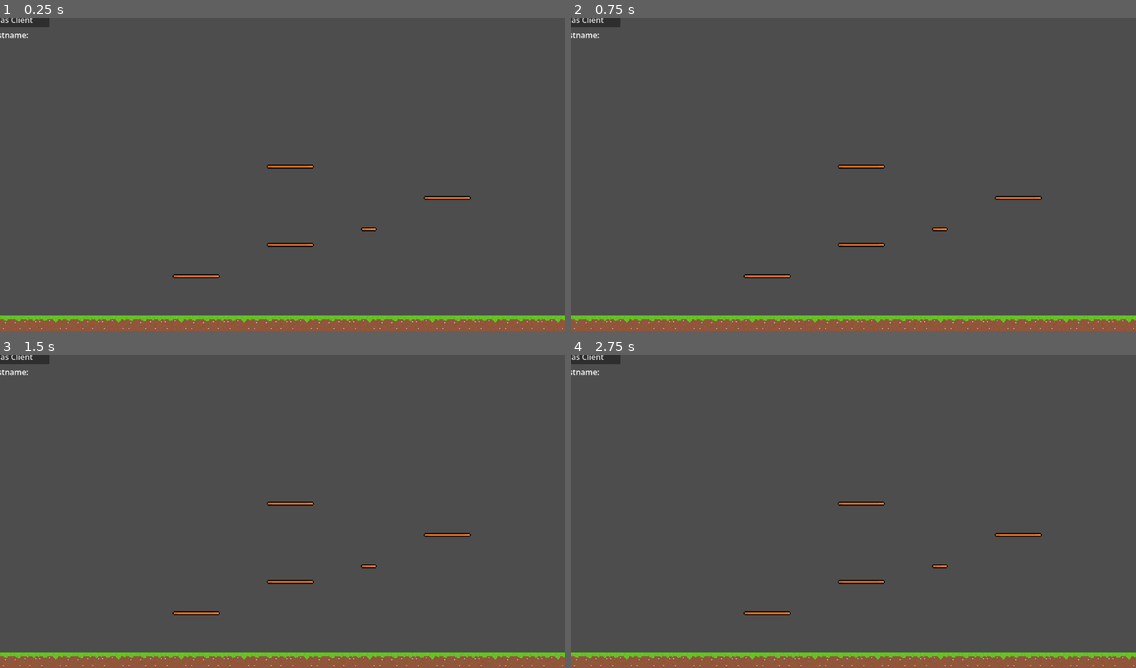
Above: before the commit, frames 1-4 (two rows, left to right).
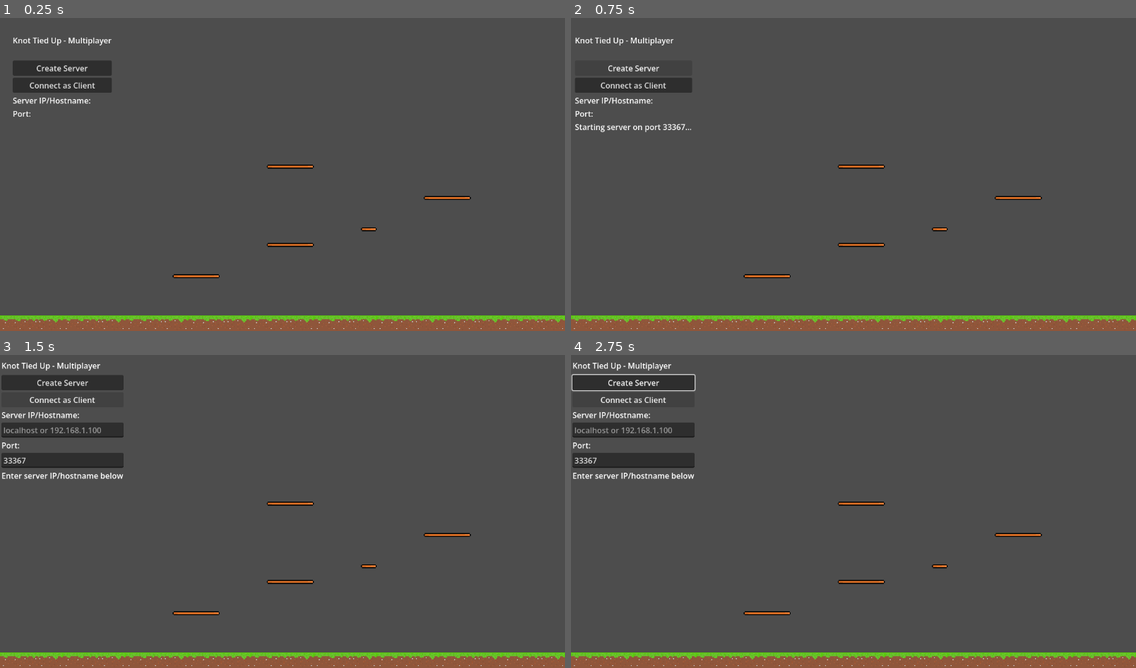
Above: after the commit, the same moments.

Repository: kirchemz/Knot-Tied-Up
Game: Godot game, scene res://Scenes/main.tscn
The game is run twice, just before and just after one commit, with the same random seed, the same clock (stepped at 60 frames per second) and the same inputs.
Inputs (mouse positions are in pixels of both pictures, inside the frame that each line leads up to):
- Up to frame 1 (0.25 s): no input
- Up to frame 2 (0.75 s): click (633, 68) at 0.5 s, where only the run after the commit has a clickable "Create Server"
- Up to frame 3 (1.5 s): click (62, 420) at 1.25 s, where only the run after the commit has a clickable "Connect as Client"
- Up to frame 4 (2.75 s): hold D (Right) from 2.03 s (still down); tap Up (Up) at 2.27 s

The runs differ from the first frame. In frame 1, 2.2% of the frame differs, in the area x 0-20%, y 0-32%; in frame 2, 1.8%; in frame 3, 3.9%; in frame 4, 4.1%, in the area x 0-23%, y 0-40%.

Commit message:
Update multiplayer UI

Diff:
--- a/Scenes/main.tscn
+++ b/Scenes/main.tscn
@@ -51,6 +51,10 @@
 tile_set = SubResource("TileSet_21xkr")
 
 [node name="Multiplayer_Creator" parent="." unique_id=547818401 instance=ExtResource("4_jjvhh")]
+offset_left = 127.0
+offset_top = 134.0
+offset_right = 127.0
+offset_bottom = 134.0
 
 [node name="MultiplayerSpawner" type="MultiplayerSpawner" parent="." unique_id=758448574]
 _spawnable_scenes = PackedStringArray("uid://dfrov1a1k1x34")
--- a/Scenes/multiplayer_creator.tscn
+++ b/Scenes/multiplayer_creator.tscn
@@ -1,8 +1,8 @@
-[gd_scene load_steps=2 format=3 uid="uid://bgf7dcghrpcfh"]
+[gd_scene format=3 uid="uid://bgf7dcghrpcfh"]
 
 [ext_resource type="Script" uid="uid://6i67of48btfl" path="res://Multiplayer_Creator.gd" id="1_fietw"]
 
-[node name="Multiplayer_Creator" type="Control"]
+[node name="Multiplayer_Creator" type="Control" unique_id=1047750582]
 layout_mode = 3
 anchors_preset = 15
 anchor_right = 1.0
@@ -11,7 +11,7 @@
 grow_vertical = 2
 script = ExtResource("1_fietw")
 
-[node name="VBoxContainer" type="VBoxContainer" parent="."]
+[node name="VBoxContainer" type="VBoxContainer" parent="." unique_id=594323920]
 layout_mode = 1
 anchors_preset = 8
 anchor_left = 0.5
@@ -26,43 +26,41 @@
 grow_vertical = 2
 theme_override_constants/separation = 4
 
-[node name="Title" type="Label" parent="VBoxContainer"]
+[node name="Title" type="Label" parent="VBoxContainer" unique_id=744030031]
 layout_mode = 2
 text = "Knot Tied Up - Multiplayer"
-alignment = 1
 
-[node name="Separator1" type="Control" parent="VBoxContainer"]
+[node name="Separator1" type="Control" parent="VBoxContainer" unique_id=1524670661]
 layout_mode = 2
 size_flags_vertical = 3
 
-[node name="Server" type="Button" parent="VBoxContainer"]
+[node name="Server" type="Button" parent="VBoxContainer" unique_id=1240810366]
 layout_mode = 2
 text = "Create Server"
 
-[node name="Client" type="Button" parent="VBoxContainer"]
+[node name="Client" type="Button" parent="VBoxContainer" unique_id=451233342]
 layout_mode = 2
 text = "Connect as Client"
 
-[node name="IPLabel" type="Label" parent="VBoxContainer"]
+[node name="IPLabel" type="Label" parent="VBoxContainer" unique_id=1868007461]
 layout_mode = 2
 text = "Server IP/Hostname:"
 
-[node name="IPInput" type="LineEdit" parent="VBoxContainer"]
+[node name="IPInput" type="LineEdit" parent="VBoxContainer" unique_id=844395686]
 layout_mode = 2
 placeholder_text = "localhost or 192.168.1.100"
 
-[node name="PortLabel" type="Label" parent="VBoxContainer"]
+[node name="PortLabel" type="Label" parent="VBoxContainer" unique_id=824521944]
 layout_mode = 2
 text = "Port:"
 
-[node name="PortInput" type="LineEdit" parent="VBoxContainer"]
+[node name="PortInput" type="LineEdit" parent="VBoxContainer" unique_id=1964972439]
 layout_mode = 2
 placeholder_text = "33367"
 
-[node name="StatusLabel" type="Label" parent="VBoxContainer"]
+[node name="StatusLabel" type="Label" parent="VBoxContainer" unique_id=892185374]
 layout_mode = 2
 text = "Select an option above"
-alignment = 1
 
 [connection signal="pressed" from="VBoxContainer/Server" to="." method="_on_server_pressed"]
 [connection signal="pressed" from="VBoxContainer/Client" to="." method="_on_client_pressed"]
Not shown, added: index.apple-touch-icon.png.import
Not shown, added: index.icon.png.import
Not shown, added: index.png.import
